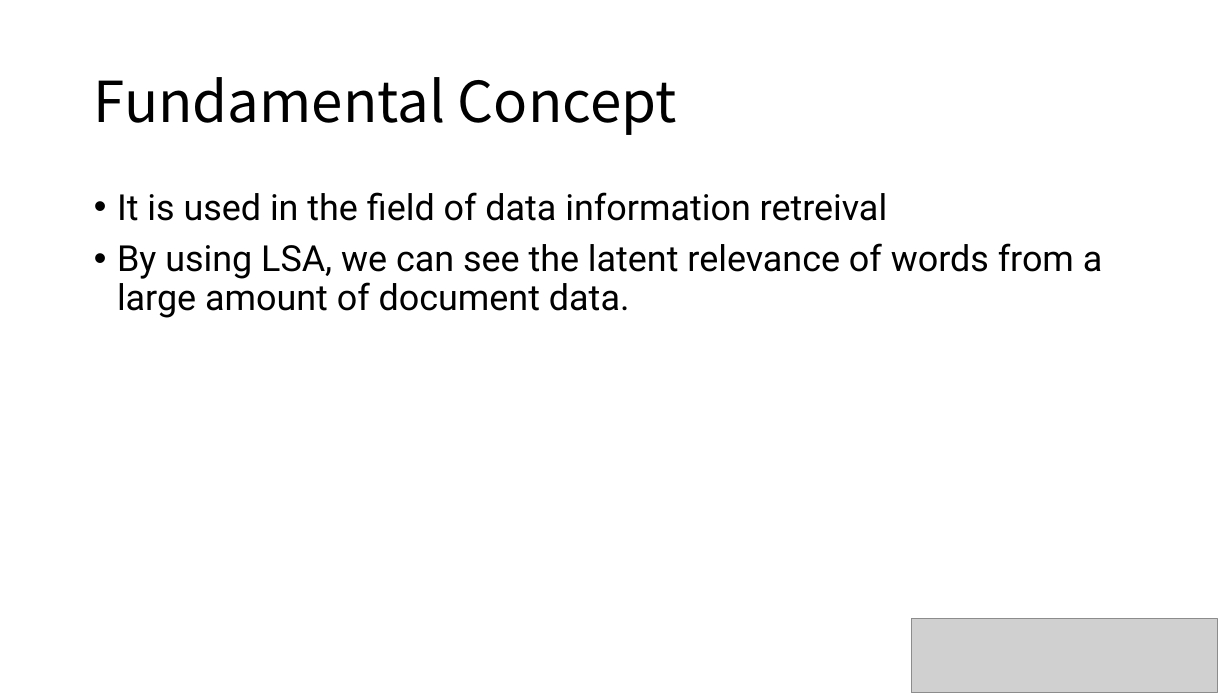
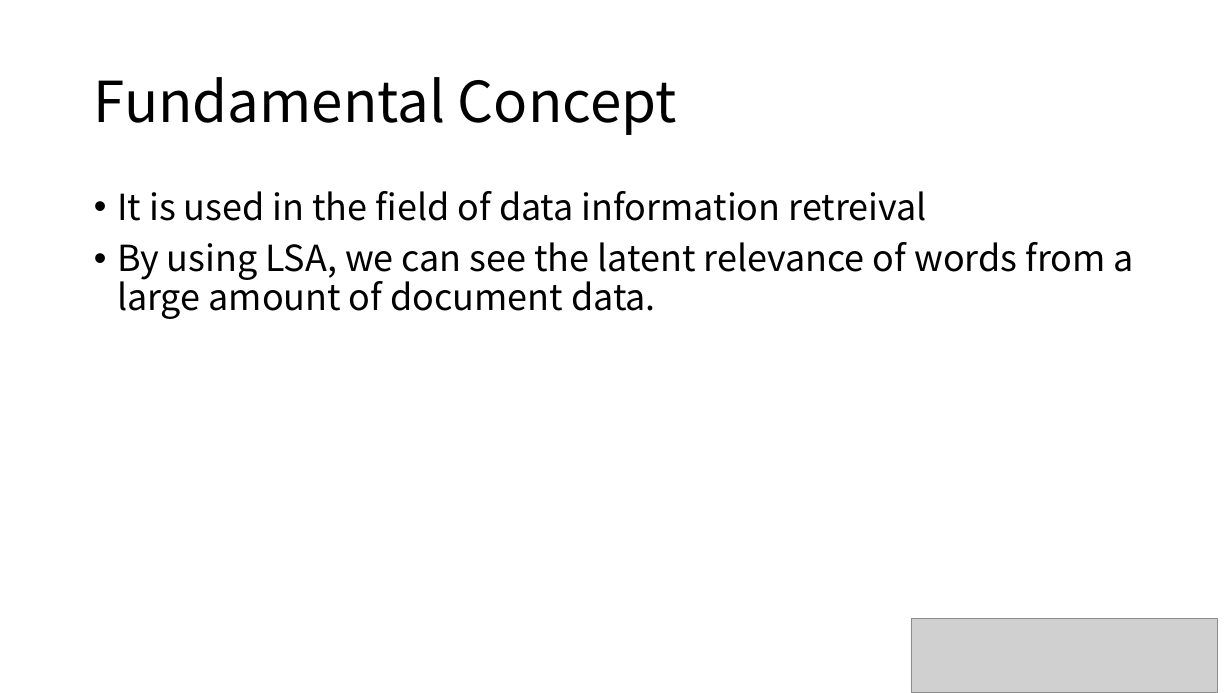
Before and after one commit to majorWallet/Machine_Learning_Algorithms_Library, a slide deck: slide 2 of 3-11_LSA.pptx. Drawn at 1232x693 pixels with LibreOffice and Linux fonts; fonts in the diff are those of the drawing; grey boxes stand for pictures. Boxes give left, top, right and bottom in pixels: in the first picture for what was removed or moved away, otherwise in the second. Text is boxed around its words. In the diff, an @@ line names an element or a change of style, - is before the commit and + after.

```diff
--- a/3-11_LSA.pptx
+++ b/3-11_LSA.pptx
@@ text "It is used in the ..." at box(117, 191, 1134, 319): font Roboto to Noto Sans CJK KR @@
```
Also in this commit, not shown: 7 other files.
